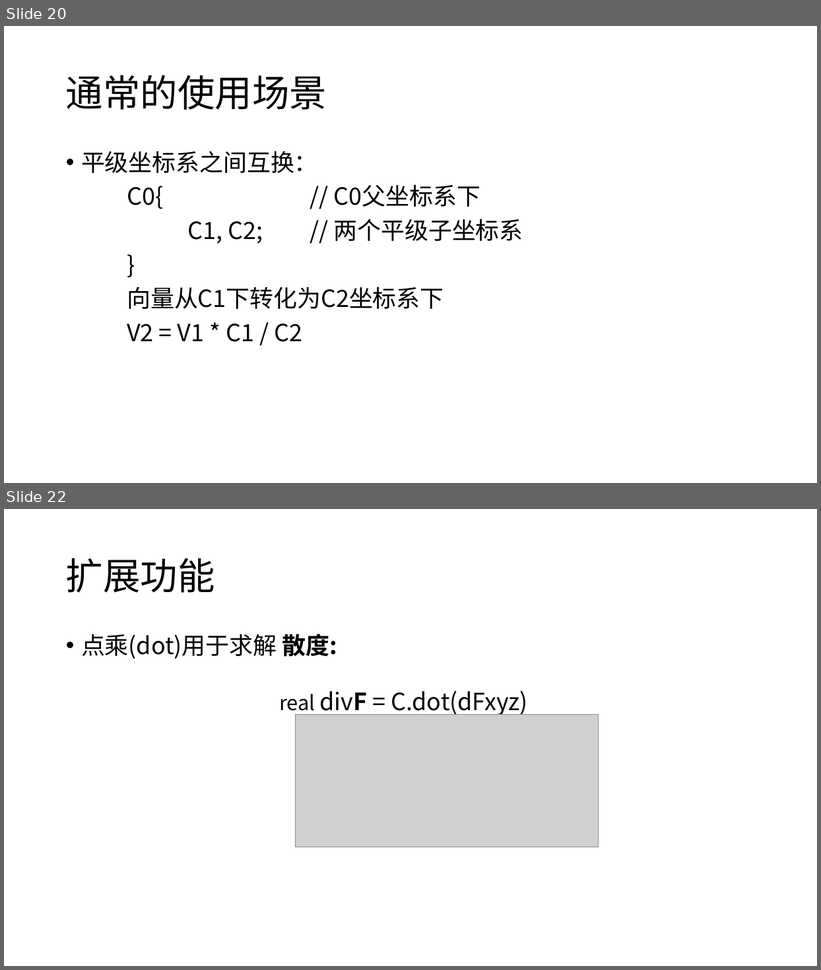
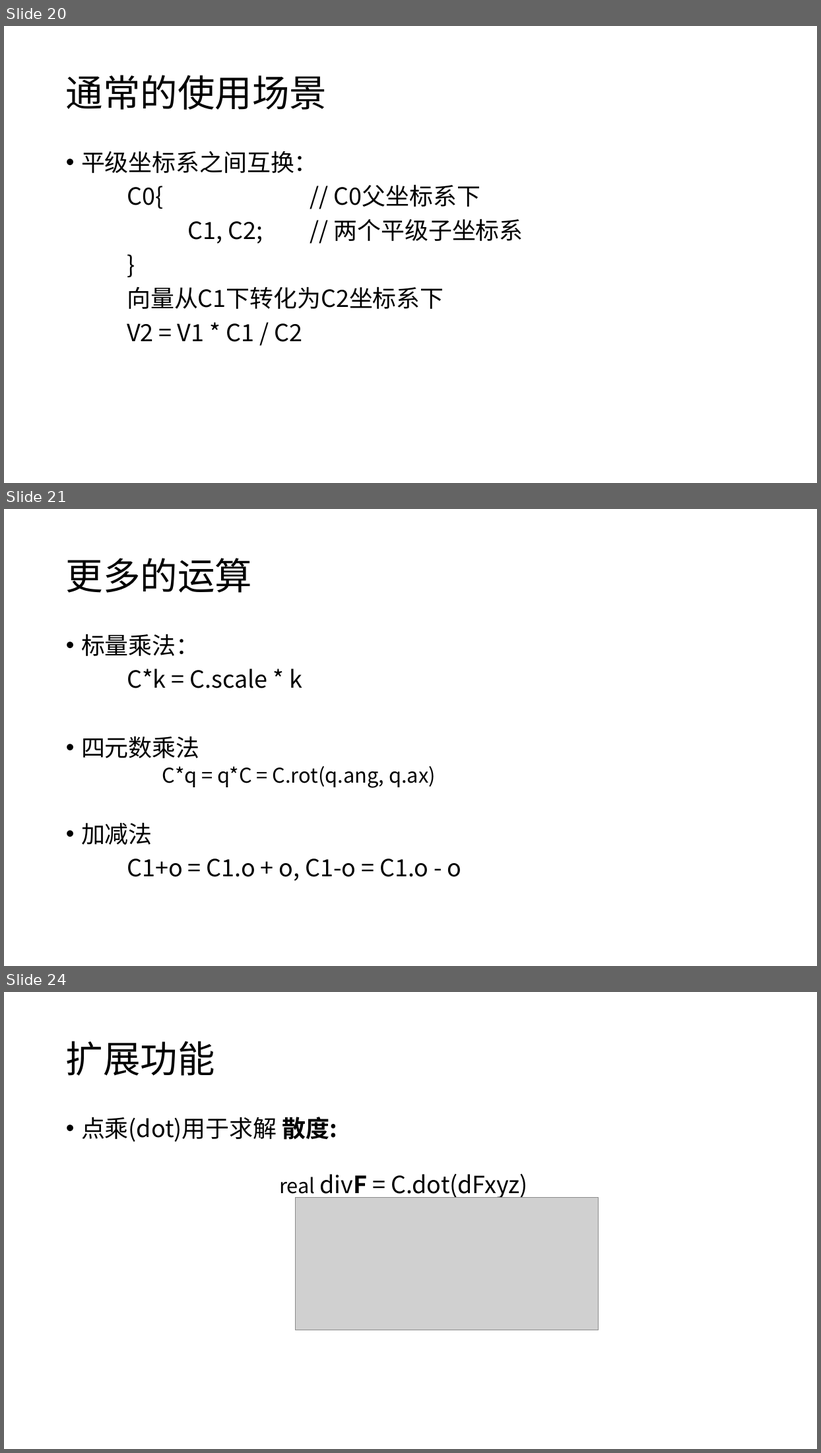
Before and after one commit to panguojun/Coordinate-System, a slide deck: 坐标系.pptx. Shown one above the other, each under a label of ours: slides 20 and 22 before the commit, slides 20, 21 and 24 after it; the slides between them are not shown. The pictures are 821x970 and 821x1453 pixels, drawn with LibreOffice and Linux fonts; fonts in the diff are those of the drawing; grey boxes stand for pictures. Boxes give left, top, right and bottom in pixels: in the first picture for what was removed or moved away, otherwise in the second. Text is boxed around its words. In the diff, an @@ line names an element or a change of style, - is before the commit and + after.

```diff
--- a/坐标系.pptx
+++ b/坐标系.pptx
@@ slide 21 added at (4, 509, 817, 966), background #FFFFFF @@
@@ title added at (66, 558, 252, 593), 44 pt, text #000000 @@
+更多的运算
@@ text added at (81, 634, 462, 881), 28 pt, text #000000 @@
+• 标量乘法：
+C*k = C.scale * k
+• 四元数乘法
+  C*q = q*C = C.rot(q.ang, q.ax)
+• 加减法
+C1+o = C1.o + o, C1-o = C1.o - o
@@ what was slide 22 is now slide 24 @@
```
Also in this commit, not shown: 12 slides changed, 1 other slide added.
